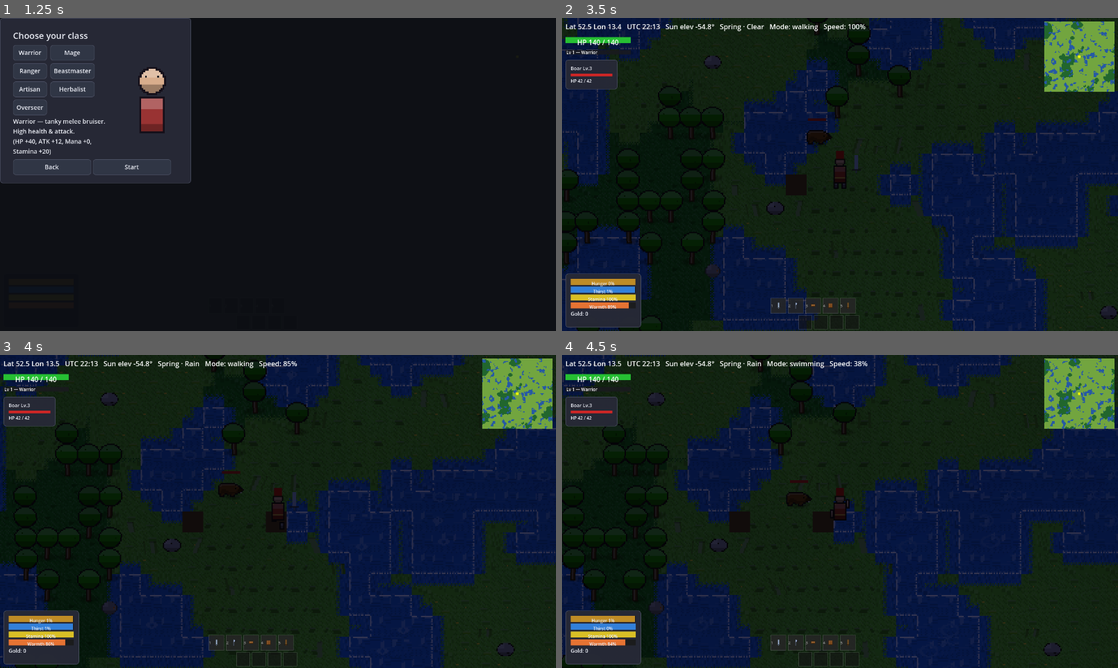
Above: before the commit, frames 1-4 (two rows, left to right).
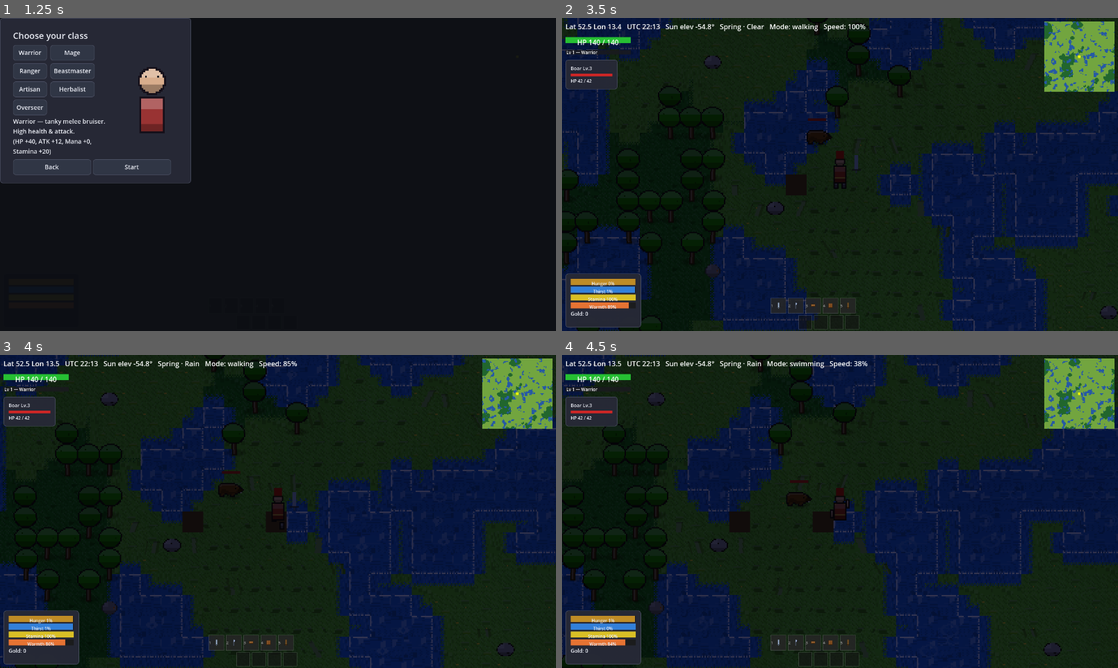
Above: after the commit, the same moments.

Repository: 269652/aleph-alpha
Game: Godot game, scene res://scenes/world.tscn
Same seed, same stepped clock (60 frames per second), same inputs: the game is played once before the commit and once after it.
Inputs (mouse positions are in pixels of both pictures, inside the frame that each line leads up to):
- Up to frame 1 (1.25 s): click "New Game (Single-Player)" at 0.5 s
- Up to frame 2 (3.5 s): click "Start" at 1.25 s; tap Enter at 2 s; move the mouse to (962, 158) at 2.02 s; hold D (move_right) 2.03-2.75 s; hold B (build) 2.03-2.75 s; click (962, 158) at 2.17 s; drag from (728, 190) to (812, 237) at 2.77 s
- Up to frame 3 (4 s): move the mouse to (333, 442) at 3.52 s; hold D (move_right) from 3.53 s (still down); hold Shift (block) from 3.53 s (still down); tap B (build) at 3.8 s
- Up to frame 4 (4.5 s): release D (move_right) at 4.25 s; release Shift (block) at 4.25 s; drag from (812, 574) to (673, 464) at 4.27 s

Frame 1 is identical in both runs. In frame 2, less than 0.1% of the frame differs, in the area x 34-70%, y 58-70%; in frame 3, less than 0.1%; in frame 4, less than 0.1%.

Commit message:
Make blade sway unmissable; layered natural water chop
Blade sway was implemented but imperceptible at screen scale: baked tile
blades leaned only +-1px on a 0.45s clock, and the tuft-sprite preset's
6px-tall blades moved ~2px at their tips (less on growth-scaled young
tufts). Tile blades now whip through an asymmetric 0/+2/+1/-2 cycle on a
faster grassland-only frame clock (GRASS_FRAME_DURATION_SECONDS 0.28,
test-pinned), and the tuft preset doubles to 6px amplitude at higher speed.

Windy water reads more natural: three layered motions instead of uniform
dashes -- varied-length bright wave crests drifting with the wind, each with
a dim trailing pixel (crescents, not bars) and occasionally collapsing for a
frame (twinkle), over dark troughs counter-drifting beneath, so the surface
visibly shears rather than sliding as one sheet.

Co-Authored-By: Claude Sonnet 5 <noreply@anthropic.com>

Diff:
--- a/src/rendering/procedural_terrain_sprite.gd
+++ b/src/rendering/procedural_terrain_sprite.gd
@@ -138,14 +138,32 @@
 				color = base_color.lightened(SPECKLE_LIGHTEN * 0.7)
 			image.set_pixel(x, y, color)
 
-	var glint_color := base_color.lightened(0.28)
+	# Wind-on-water reads as three layered motions, all seamless over the
+	# wrapped frame cycle: bright wave crests drifting with the wind (varied
+	# lengths, occasionally twinkling out as a crest collapses), each with a
+	# dimmer trailing pixel so it reads as a crescent rather than a bar, and
+	# dark troughs counter-drifting beneath -- the surface shears instead of
+	# sliding as one sheet.
+	var wrapped := posmod(frame, FRAME_COUNT)
+	var glint_color := base_color.lightened(0.3)
+	var glint_soft := base_color.lightened(0.15)
 	for i in WIND_GLINT_COUNT:
 		var h := absi(hash("%d_glint_%d" % [variant_seed, i]))
+		if (h / 501 + wrapped) % 5 == 0:
+			continue  # this crest collapses for one frame -- twinkle
 		var gy := h % SIZE
-		var gx := (h / 37 + posmod(frame, FRAME_COUNT)) % SIZE
-		# A short 3px diagonal dash, drifting with the wind each frame.
+		var gx := (h / 37 + wrapped) % SIZE
+		var length := 2 + (h / 211) % 3
+		for k in length:
+			image.set_pixel((gx + k) % SIZE, clampi(gy - (k / 2), 0, SIZE - 1), glint_color)
+		image.set_pixel(gx, clampi(gy + 1, 0, SIZE - 1), glint_soft)
+	var trough_color := base_color.darkened(0.22)
+	for i in 4:
+		var h := absi(hash("%d_trough_%d" % [variant_seed, i]))
+		var ty := h % SIZE
+		var tx := posmod(h / 41 - wrapped, SIZE)
 		for k in 3:
-			image.set_pixel((gx + k) % SIZE, clampi(gy - (k / 2), 0, SIZE - 1), glint_color)
+			image.set_pixel((tx + k) % SIZE, ty, trough_color)
 
 
 ## Rain-weather water: the windy base plus expanding raindrop ripple rings
@@ -185,7 +203,10 @@
 ## lean cycle, mid pixels bend halfway -- so grass reads as living blades
 ## rather than stamped tufts.
 const BLADE_COUNT := 6
-const _TUFT_SWAY := [0, 1, 0, -1]
+## Tip lean per animation frame, in px. Was [0,1,0,-1] -- a 1px shuffle that
+## read as static at screen scale; the wider asymmetric cycle is an obvious,
+## organic whip (and still wraps seamlessly over FRAME_COUNT).
+const _TUFT_SWAY := [0, 2, 1, -2]
 
 
 func blade_spec(variant_seed: int, index: int) -> Dictionary:
--- a/src/rendering/terrain_renderer.gd
+++ b/src/rendering/terrain_renderer.gd
@@ -43,6 +43,11 @@
 ## not a strobing arcade loop. Pinned by
 ## test_biome_tiles_are_registered_as_animated_with_the_pinned_frame_count.
 const FRAME_DURATION_SECONDS := 0.45
+
+## Grassland ticks faster than the ambient default: the baked blade-sway
+## cycle needs a livelier clock to read as wind at screen scale (pinned by
+## test_biome_tiles_are_registered_as_animated_with_the_pinned_frame_count).
+const GRASS_FRAME_DURATION_SECONDS := 0.28
 
 ## Phase 3's Terraria-style build/destroy tile: pressing E turns the faced
 ## tile into bare earth (Q reverts it). A single placeable structure type
@@ -377,12 +382,17 @@
 	# (never created as tiles of their own), and TileMapLayer plays them
 	# automatically -- zero per-frame script cost.
 	for i in biome_count:
+		var duration := (
+			GRASS_FRAME_DURATION_SECONDS
+			if BiomeClassifier.KNOWN_BIOMES[i] == "grassland"
+			else FRAME_DURATION_SECONDS
+		)
 		for variant in VARIANTS_PER_BIOME:
 			var first := _grid_coords((i * VARIANTS_PER_BIOME + variant) * FRAME_COUNT)
 			source.create_tile(first)
 			source.set_tile_animation_frames_count(first, FRAME_COUNT)
 			for frame in FRAME_COUNT:
-				source.set_tile_animation_frame_duration(first, frame, FRAME_DURATION_SECONDS)
+				source.set_tile_animation_frame_duration(first, frame, duration)
 
 	# Shore-water tiles animate exactly like base biome tiles.
 	for mask in range(1, DIRECTION_MASK_COUNT + 1):
--- a/src/rendering/wind_sway.gd
+++ b/src/rendering/wind_sway.gd
@@ -44,8 +44,8 @@
 ## LOWER half of the quad, where a squared falloff leaves under half a pixel
 ## of motion -- visually static (the reported "streaks don't sway" bug). The
 ## tuft preset bends linearly and harder, so blades visibly whip.
-const TUFT_AMPLITUDE_PX := 3.5
-const TUFT_SPEED := 2.2
+const TUFT_AMPLITUDE_PX := 6.0
+const TUFT_SPEED := 3.0
 const TUFT_BEND_EXPONENT := 1.0
 
 var _shared_material: ShaderMaterial
--- a/tests/unit/test_terrain_renderer.gd
+++ b/tests/unit/test_terrain_renderer.gd
@@ -111,6 +111,12 @@
 		TerrainRenderer.FRAME_DURATION_SECONDS,
 		0.0001
 	)
+	# Grassland runs on its faster blade-sway clock.
+	assert_almost_eq(
+		source.get_tile_animation_frame_duration(renderer.atlas_coords_for_biome("grassland", 0), 0),
+		TerrainRenderer.GRASS_FRAME_DURATION_SECONDS,
+		0.0001
+	)
 
 
 func test_animation_frame_cells_are_not_separate_tiles():
